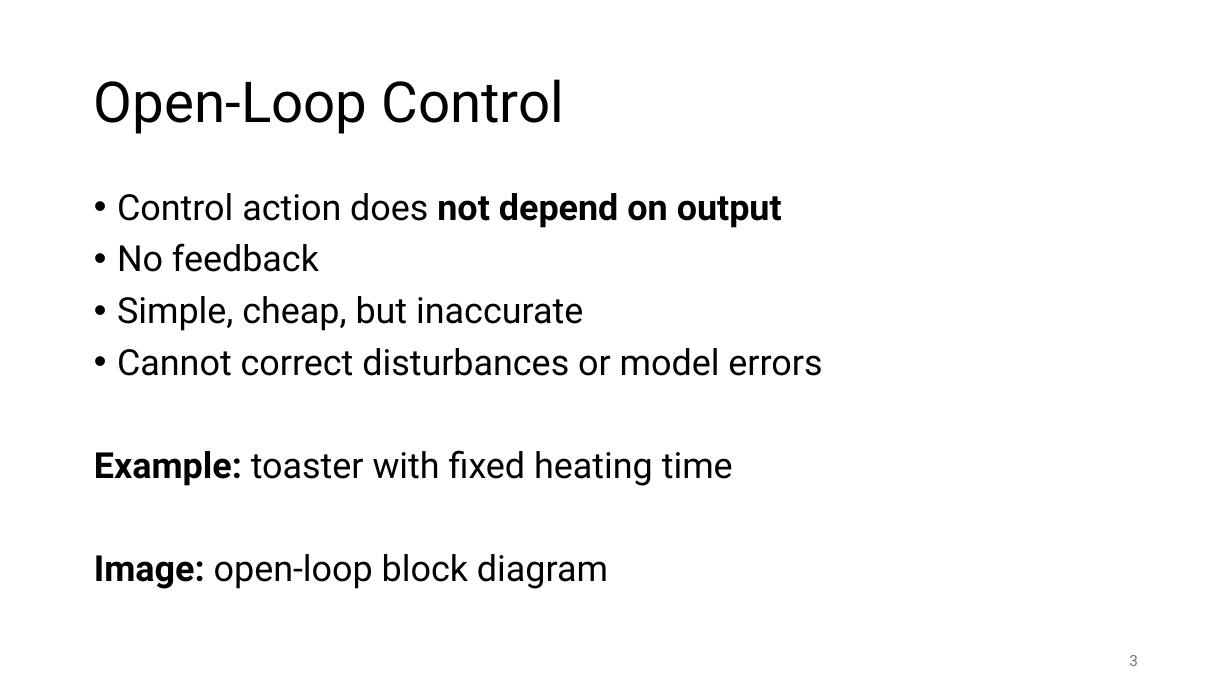
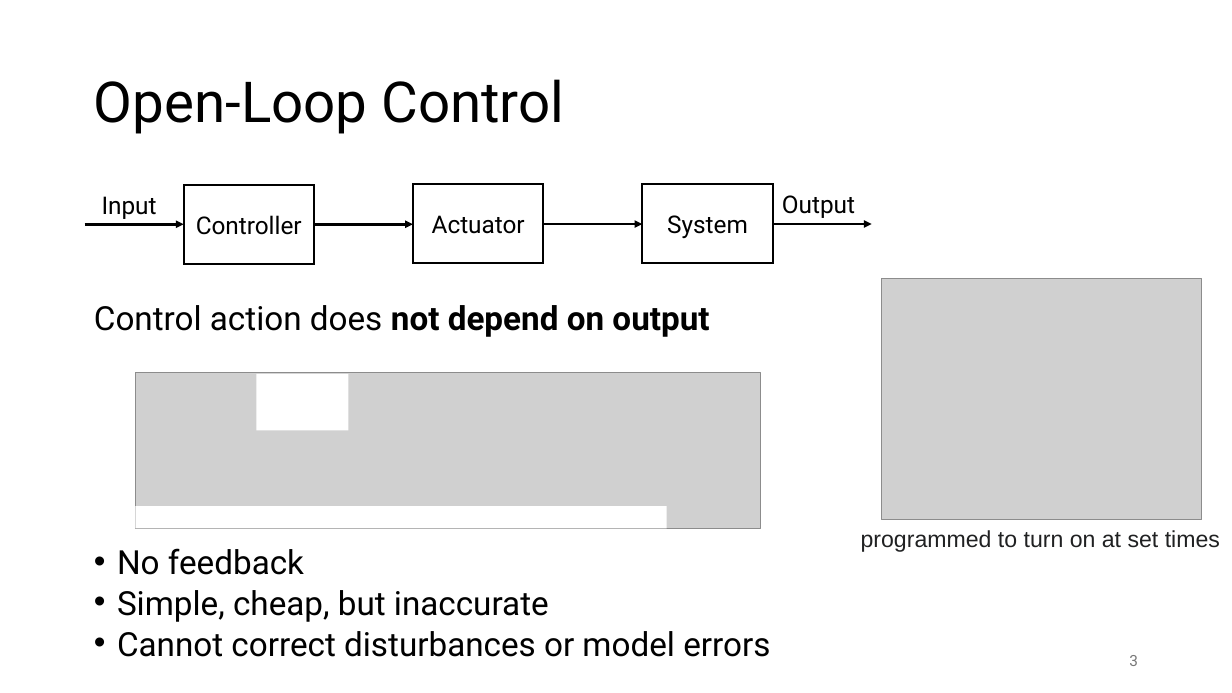
Before and after one commit to FelixWick/control_engineering, a slide deck: slide 3 of slides/0_intro.pptx. Drawn at 1232x693 pixels with LibreOffice and Linux fonts; fonts in the diff are those of the drawing; grey boxes stand for pictures. Boxes give left, top, right and bottom in pixels: in the first picture for what was removed or moved away, otherwise in the second. Text is boxed around its words. In the diff, an @@ line names an element or a change of style, - is before the commit and + after.

```diff
--- a/slides/0_intro.pptx
+++ b/slides/0_intro.pptx
@@ text added at <box>102,196,157,219</box>, 19 pt, text #000000 @@
+Input
@@ rectangle added at <box>184,185,314,263</box>, outline #000000 1.5 pt, 19 pt, text #000000 @@
+Controller
@@ rectangle added at <box>413,184,543,262</box>, outline #000000 1.5 pt, 19 pt, text #000000 @@
+Actuator
@@ rectangle added at <box>642,184,773,262</box>, outline #000000 1.5 pt, 19 pt, text #000000 @@
+System
@@ text added at <box>782,195,855,218</box>, 19 pt, text #000000 @@
+Output
@@ arrow added from (85, 225) to (184, 225), #000000 2 pt @@
@@ arrow added from (314, 225) to (413, 225), #000000 2 pt @@
@@ arrow added from (543, 224) to (642, 224), #000000 2 pt @@
@@ arrow added from (773, 224) to (872, 224), #000000 2 pt @@
@@ picture added at <box>882,278,1202,519</box> @@
@@ text "Control action does not depend ...": place and size @@
-text "Control action does not depend ..." at <box>94,193,822,589</box>
+text "Control action does not depend ..." at <box>94,305,770,657</box>
@@ text "Control action does not depend ..." at <box>94,305,770,657</box>: size 28 to 25.9 pt; bullet • to none; line spacing 0.9 to 0.7 @@
@@ picture added at <box>135,372,761,529</box> @@
@@ rectangle added at <box>256,374,348,431</box>, fill #FFFFFF @@
@@ text at <box>94,450,733,589</box>: paragraphs removed @@
-Example: toaster with fixed heating time
-Image: open-loop block diagram
@@ rectangle added at <box>135,506,666,529</box>, fill #FFFFFF @@
@@ text added at <box>861,530,1220,552</box>, 18 pt, text #202122 @@
+programmed to turn on at set times
```
Also in this commit, not shown: 7 other slides changed, 2 slides added, 1 other file.
